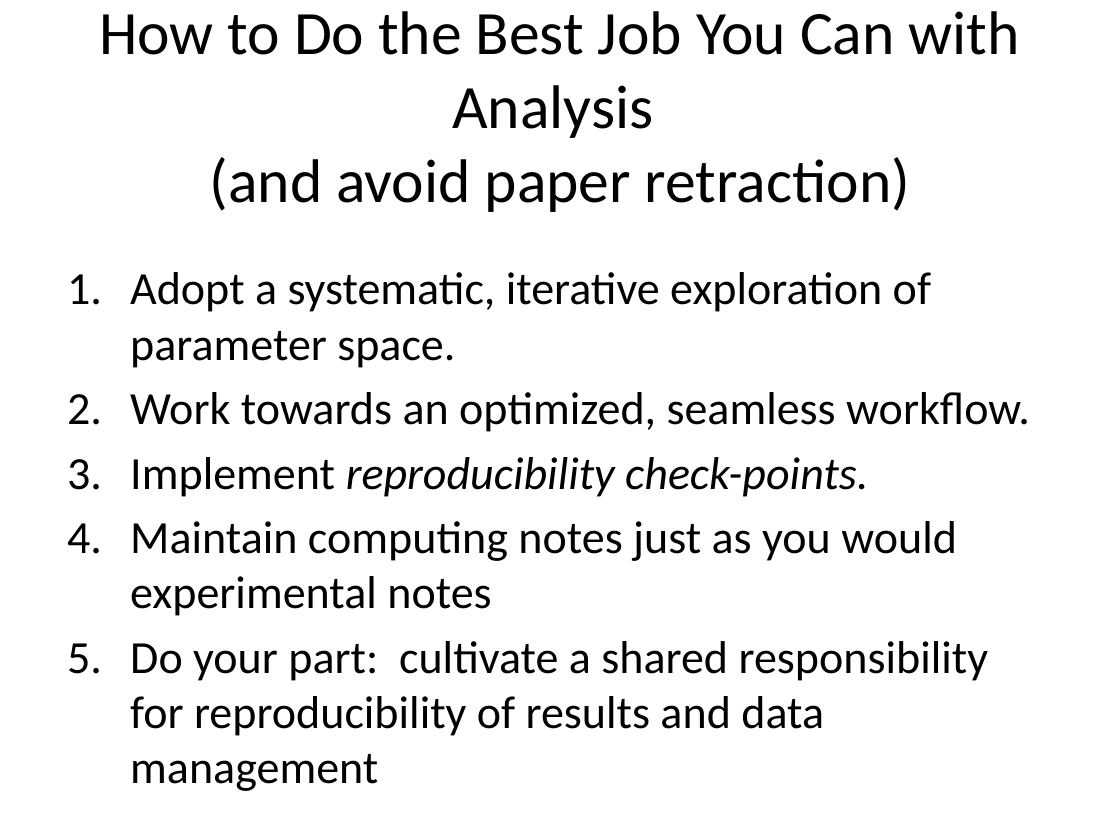
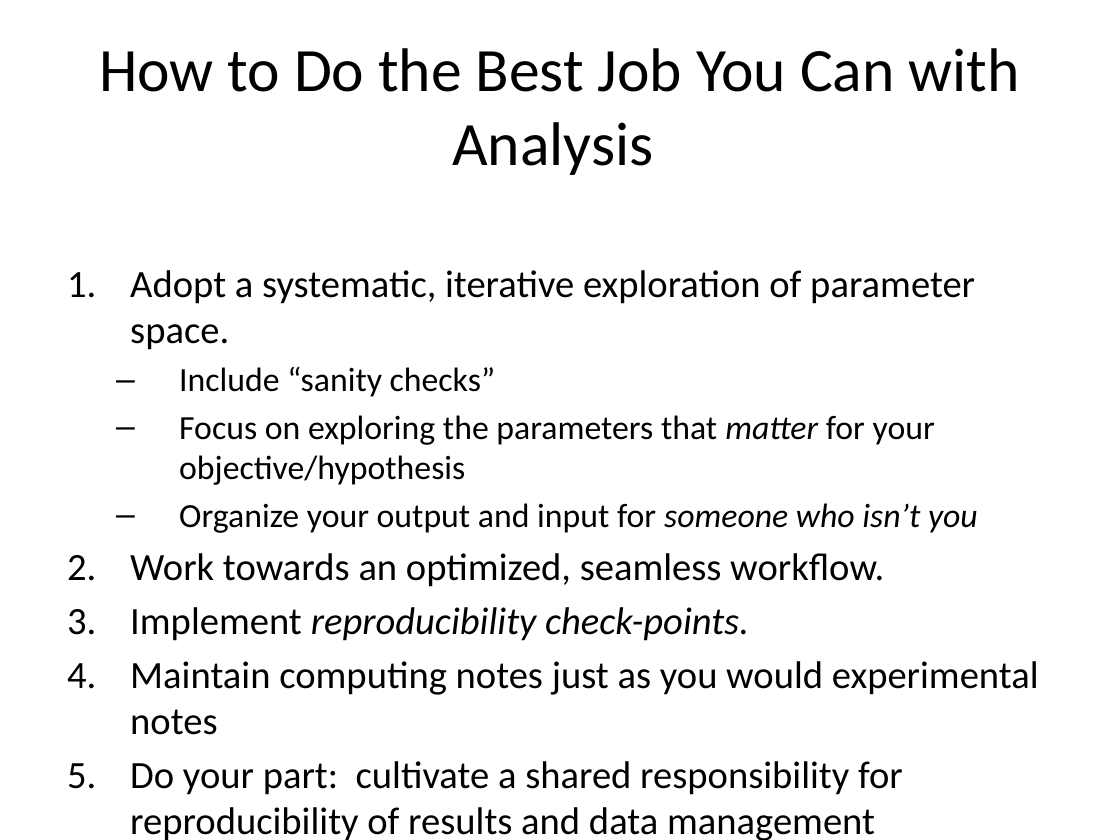
Before and after one commit to edamame-course/docs, a slide deck: slide 4 of extra/Presentations/2015-06-24_Ashley_ComputingWorkflowsForBiologists.pptx (slide 5 before the commit). Drawn at 1120x840 pixels with LibreOffice and Linux fonts; fonts in the diff are those of the drawing. Boxes give left, top, right and bottom in pixels: in the first picture for what was removed or moved away, otherwise in the second. Text is boxed around its words. In the diff, an @@ line names an element or a change of style, - is before the commit and + after.

```diff
--- a/extra/Presentations/2015-06-24_Ashley_ComputingWorkflowsForBiologists.pptx
+++ b/extra/Presentations/2015-06-24_Ashley_ComputingWorkflowsForBiologists.pptx
@@ title at <box>99,48,1020,175</box>: text changed @@
-How to Do the Best Job You Can with Analysis
-(and avoid paper retraction)
+How to Do the Best Job You Can with Analysis
@@ text at <box>130,270,1039,795</box>: size 29.6 to 24.8 pt in "Adopt a systematic, iterative exploration of parameter ...", "Work towards an optimized, seamless workflow.", "Implement reproducibility check-points.", "Maintain computing notes just as you would ..." and 1 more places @@
@@ text at <box>179,366,978,533</box>: paragraphs added @@
+  – Include “sanity checks”
+  – Focus on exploring the parameters that matter for your objective/hypothesis
+  – Organize your output and input for someone who isn’t you
```
Also in this commit, not shown: 1 other slide changed, 1 slide added, 2 slides removed, 1 other file.
